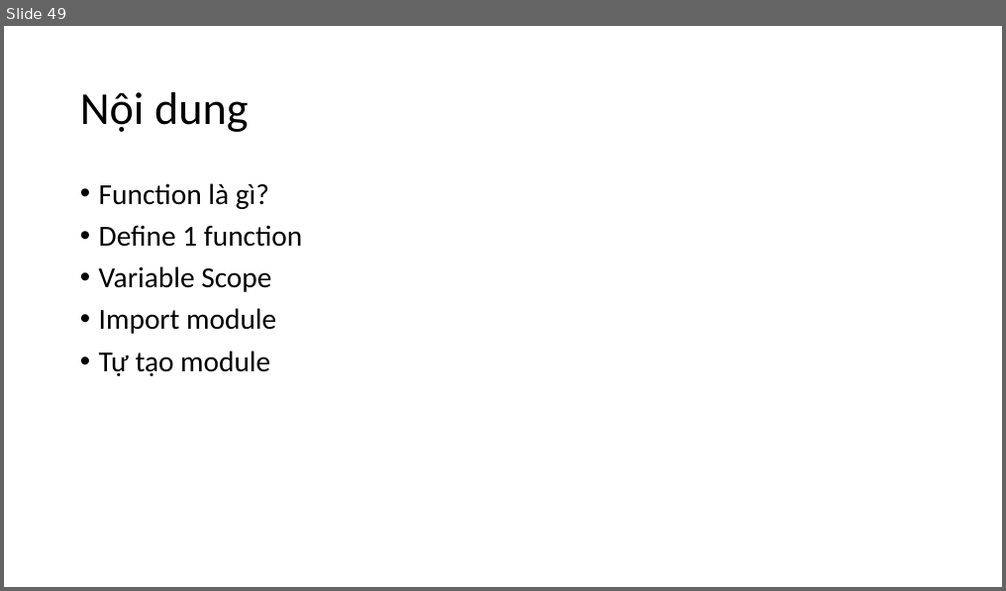
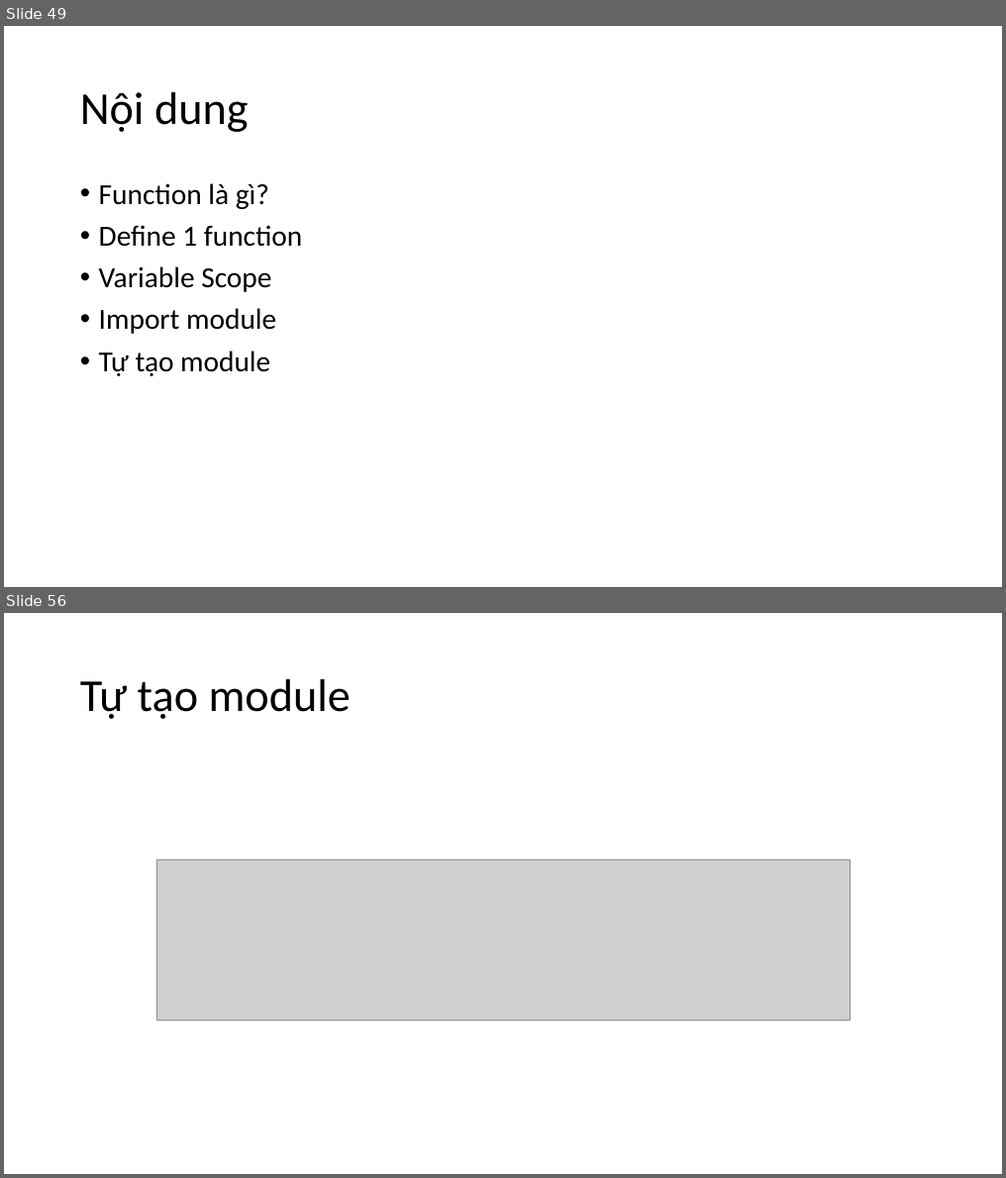
Before and after one commit to levinhhoang16/PyOpenCVCourse, a slide deck: Lecture/PythonCoban.pptx. Shown one above the other, each under a label of ours: slide 49 before the commit, slides 49 and 56 after it; the slides between them are not shown. The pictures are 1006x591 and 1006x1178 pixels, drawn with LibreOffice and Linux fonts; fonts in the diff are those of the drawing; grey boxes stand for pictures. Boxes give left, top, right and bottom in pixels: in the first picture for what was removed or moved away, otherwise in the second. Text is boxed around its words. In the diff, an @@ line names an element or a change of style, - is before the commit and + after.

```diff
--- a/Lecture/PythonCoban.pptx
+++ b/Lecture/PythonCoban.pptx
@@ slide 56 added at bbox=[4, 613, 1002, 1174], background #FFFFFF @@
@@ title added at bbox=[80, 679, 350, 719], 44 pt, text #000000 @@
+Tự tạo module
@@ picture added at bbox=[156, 861, 849, 1021] @@
```
Also in this commit, not shown: 6 other slides added, 3 other files.
